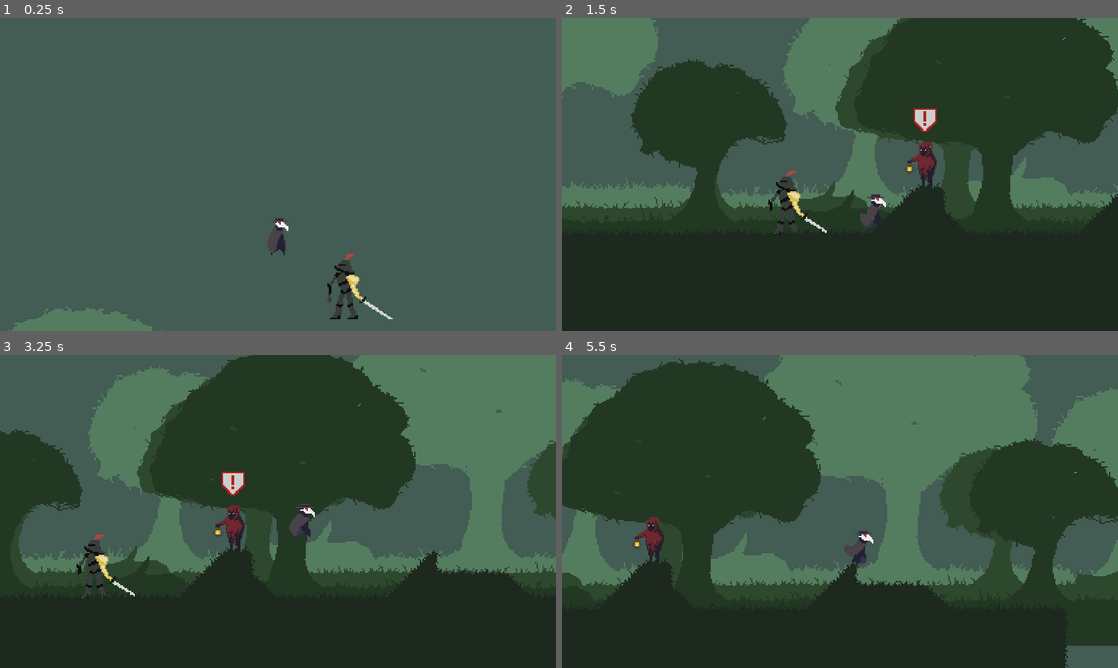
Above: before the commit, frames 1-4 (two rows, left to right).
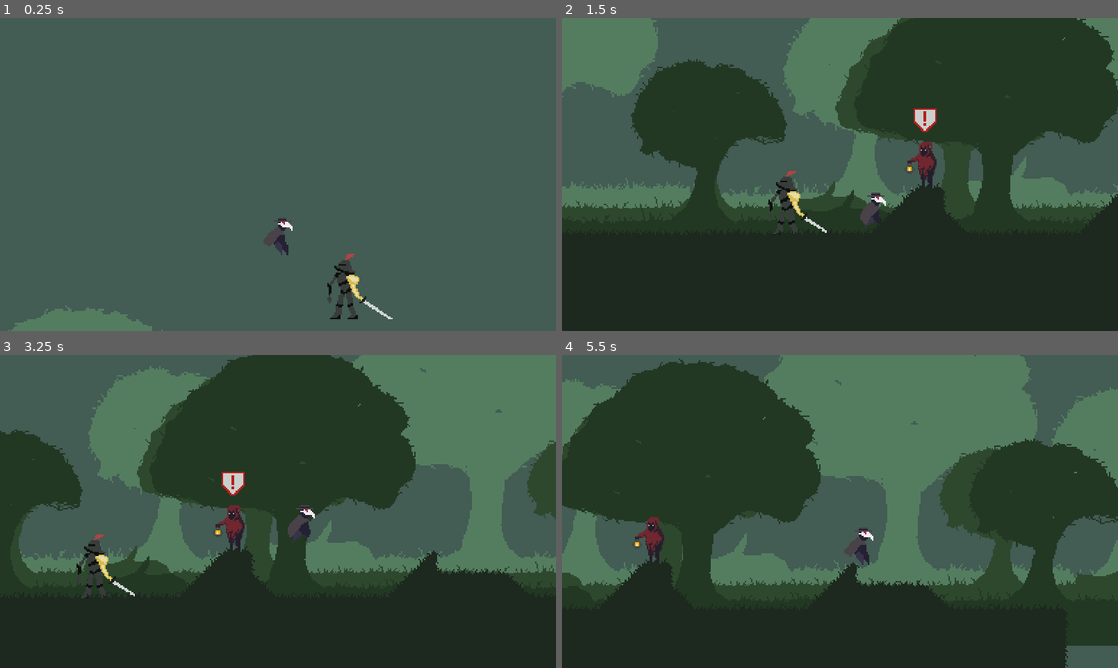
Above: after the commit, the same moments.

Repository: UVASGD/spring-2024-metroidvania
Game: Godot game, scene res://Scenes/Stages/world.tscn
Two runs of this game, one before a commit and one after it. Both use one fixed random seed, a clock stepped at 60 frames per second and the inputs below.
Inputs (mouse positions are in pixels of both pictures, inside the frame that each line leads up to):
- Up to frame 1 (0.25 s): no input
- Up to frame 2 (1.5 s): move the mouse to (962, 158) at 0.52 s; hold D (move_right) from 0.53 s (still down); tap Space (jump) at 0.6, 0.77, 1.07 s; move the mouse to (728, 190) at 1.27 s; click (728, 190) at 1.35 s
- Up to frame 3 (3.25 s): tap Space (jump) at 1.52, 1.55, 1.82, 2.1, 3.02, 3.05 s; move the mouse to (333, 442) at 2.02 s; release D (move_right) at 2.03 s; hold A (move_left) 2.03-2.78 s; move the mouse to (250, 574) at 2.77 s; hold D (move_right) from 2.78 s (still down); click (250, 574) at 2.85 s
- Up to frame 4 (5.5 s): tap Space (jump) at 3.32, 3.6, 3.77, 4.07, 4.52, 4.55, 4.82, 5.1 s; move the mouse to (1006, 558) at 3.52 s; move the mouse to (673, 464) at 4.27 s; release D (move_right) at 4.28 s; hold A (move_left) 4.28-5.03 s; click (673, 464) at 4.35 s; move the mouse to (867, 511) at 5.02 s; hold D (move_right) from 5.03 s (still down)

The runs differ from the first frame. In frame 1, 0.2% of the frame differs, in the area x 47-53%, y 63-76%; in frame 2, 0.1%; in frame 3, 0.1%; in frame 4, 0.2%, in the area x 50-56%, y 55-68%.

Commit message:
added jumping sprite

Diff:
--- a/Scenes/Player/player.gd
+++ b/Scenes/Player/player.gd
@@ -56,12 +56,12 @@
 	else:
 		anim_player.play("idle")
 
-	#if !is_on_floor() && velocity.y < 0:
-		#anim_player.play("jump")
+	if !is_on_floor() && velocity.y < 0:
+		anim_player.play("jump")
 	#elif !is_on_floor() && velocity.y == 0:
 		#anim_player.play("jump_to_fall")
-	#elif !is_on_floor() && velocity.y > 0:
-		#anim_player.play("fall")
+	elif !is_on_floor() && velocity.y > 0:
+		anim_player.play("fall")
 
 	#if is_on_wall_only():
 		#flip_sprite(-input_axis)
--- a/Scenes/Player/player.tscn
+++ b/Scenes/Player/player.tscn
@@ -41,6 +41,7 @@
 [sub_resource type="Animation" id="Animation_rbn61"]
 resource_name = "run"
 length = 0.8
+step = 0.05
 tracks/0/type = "value"
 tracks/0/imported = false
 tracks/0/enabled = true
@@ -54,10 +55,44 @@
 "values": [12, 13, 14, 15, 16, 17, 18, 19]
 }
 
+[sub_resource type="Animation" id="Animation_ckttt"]
+resource_name = "jump"
+length = 0.1
+tracks/0/type = "value"
+tracks/0/imported = false
+tracks/0/enabled = true
+tracks/0/path = NodePath("Sprite2D:frame")
+tracks/0/interp = 1
+tracks/0/loop_wrap = true
+tracks/0/keys = {
+"times": PackedFloat32Array(0),
+"transitions": PackedFloat32Array(1),
+"update": 1,
+"values": [6]
+}
+
+[sub_resource type="Animation" id="Animation_ljtdb"]
+resource_name = "fall"
+length = 0.1
+tracks/0/type = "value"
+tracks/0/imported = false
+tracks/0/enabled = true
+tracks/0/path = NodePath("Sprite2D:frame")
+tracks/0/interp = 1
+tracks/0/loop_wrap = true
+tracks/0/keys = {
+"times": PackedFloat32Array(0),
+"transitions": PackedFloat32Array(1),
+"update": 1,
+"values": [7]
+}
+
 [sub_resource type="AnimationLibrary" id="AnimationLibrary_0ixt1"]
 _data = {
 "RESET": SubResource("Animation_sseod"),
+"fall": SubResource("Animation_ljtdb"),
 "idle": SubResource("Animation_d4eis"),
+"jump": SubResource("Animation_ckttt"),
 "run": SubResource("Animation_rbn61")
 }
 
Binary file changed: Assets/Sprites/Player/PlayerSpritesheet.png
Not shown: 1 places in Scenes/Player/player.tscn that only renumber resources
